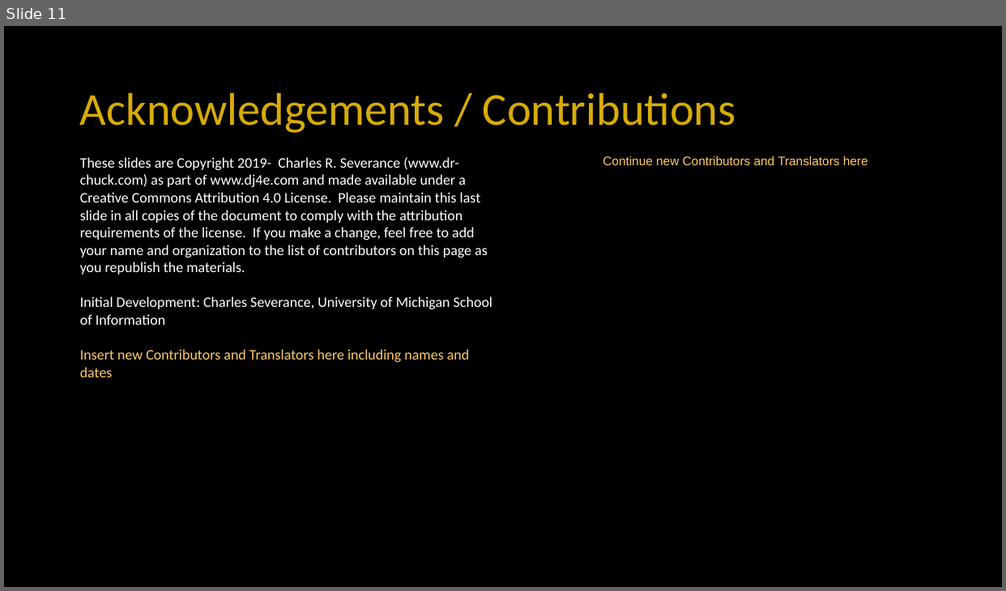
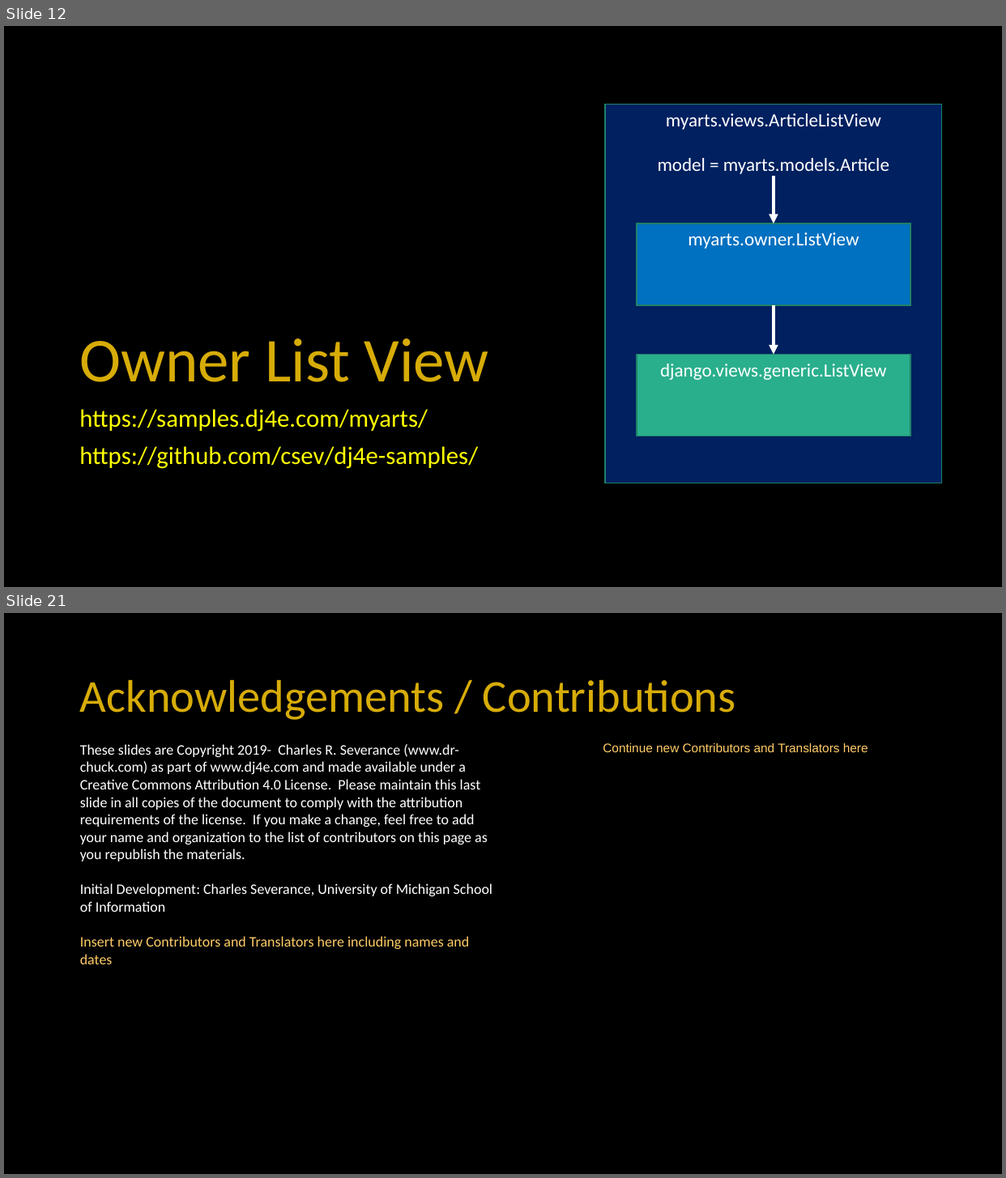
Before and after one commit to csev/dj4e, a slide deck: lectures/DJ-12-Owned-Rows.pptx. Shown one above the other, each under a label of ours: slide 11 before the commit, slides 12 and 21 after it; the slides between them are not shown. The pictures are 1006x591 and 1006x1178 pixels, drawn with LibreOffice and Linux fonts; fonts in the diff are those of the drawing. Boxes give left, top, right and bottom in pixels: in the first picture for what was removed or moved away, otherwise in the second. Text is boxed around its words. In the diff, an @@ line names an element or a change of style, - is before the commit and + after.

```diff
--- a/lectures/DJ-12-Owned-Rows.pptx
+++ b/lectures/DJ-12-Owned-Rows.pptx
@@ slide 12 added at box(4, 26, 1002, 587), background #000000 @@
@@ rectangle added at box(605, 105, 942, 484), fill #002060, outline #1E8168 1 pt, 18 pt, text #FFFFFF @@
+myarts.views.ArticleListView
+model = myarts.models.Article
@@ arrow added from (774, 176) to (774, 224), #FFFFFF 3 pt @@
@@ rectangle added at box(637, 224, 910, 305), fill #0070C0, outline #1E8168 1 pt, 18 pt, text #FFFFFF @@
+myarts.owner.ListView
@@ arrow added from (774, 305) to (774, 355), #FFFFFF 3 pt @@
@@ title added at box(79, 339, 489, 382), 60 pt, text #D7AC08 @@
+Owner List View
@@ rectangle added at box(637, 355, 910, 436), fill #29AF8C, outline #1E8168 1 pt, 18 pt, text #FFFFFF @@
+django.views.generic.ListView
@@ text added at box(79, 409, 478, 469), 24 pt, text #FFFF00 @@
+https://samples.dj4e.com/myarts/
+https://github.com/csev/dj4e-samples/
@@ what was slide 11 is now slide 21 @@
```
Also in this commit, not shown: 3 slides changed, 9 other slides added.
